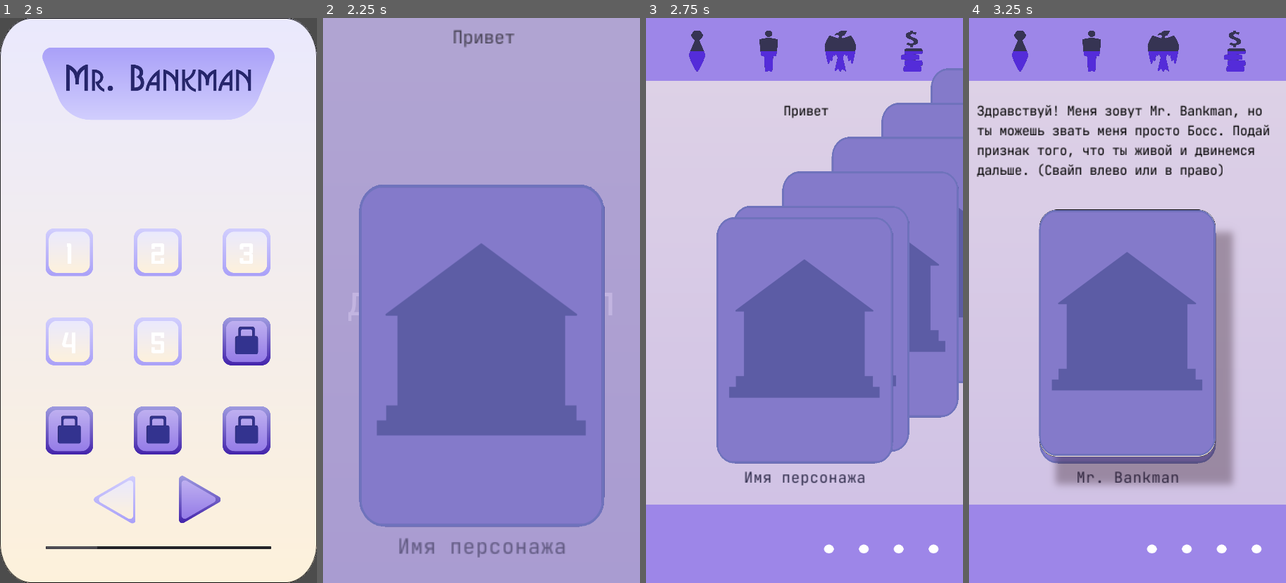
Above: before the commit, frames 1-4 (left to right).
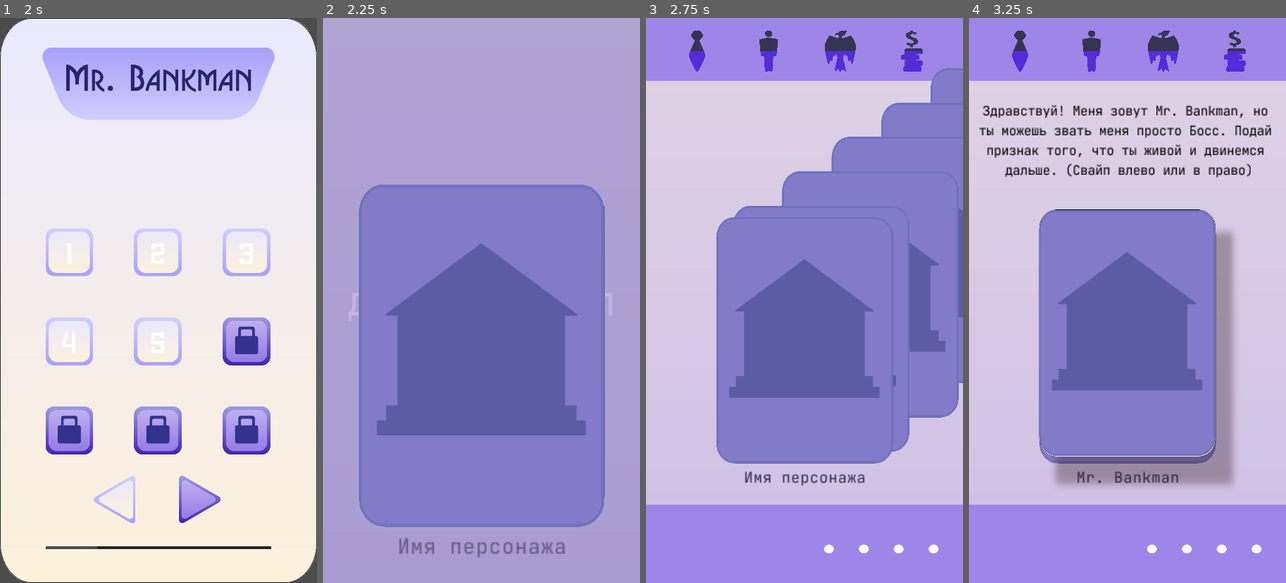
Above: after the commit, the same moments.

Repository: Nothengem/Mr.-Bankman
Game: Godot game, scene res://Scenes/StartMenu.tscn
The game is run twice, just before and just after one commit, with the same random seed, the same clock (stepped at 60 frames per second) and the same inputs. The engine's default icon, where the game draws it, is replaced by a stand-in: a white triangle on a blue panel in a dark square.
Inputs (mouse positions are in pixels of both pictures, inside the frame that each line leads up to):
- Up to frame 1 (2 s): tap Enter at 0.5 s; move the mouse to (228, 272) at 0.52 s; click (228, 272) at 0.67 s; click (158, 85) at 1.25 s
- Up to frame 2 (2.25 s): click "1" at 2 s
- Up to frame 3 (2.75 s): no input
- Up to frame 4 (3.25 s): drag from (1064, 328) to (1111, 413) at 2.77 s

Frame 1 is identical in both runs. In frame 2, 0.2% of the frame differs, in the area x 41-61%, y 2-6%; in frame 3, 0.1%; in frame 4, 3.9%, in the area x 2-96%, y 15-29%.

Commit message:
разобрался с бибикод

Diff:
--- a/DataBase/CardDataBase.gd
+++ b/DataBase/CardDataBase.gd
@@ -238,7 +238,7 @@
 	"TutorLev1Card3" :
 		["Tutorial",
 		"Mr. Bankman",
-		"Всё очень просто! Выдавайте клиентам различные продукты Банка, налаживайте работу с коллегами, управляйте финансами и не портите отношений с Центральным Банком.", #что говорит 2
+		"Всё очень просто! Выдавайте [wave amp=15 freq=5][color=red]клиентам[/color][/wave]  различные продукты Банка, налаживайте работу с [wave amp=15 freq=5][color=blue]коллегами[/color][/wave], управляйте [wave amp=15 freq=5][color=green]финансами[/color][/wave] и не портите отношений с [wave amp=15 freq=5][color=purple]Центральным Банком[/color][/wave].", #что говорит 2
 		"Mr. Bankman",
 		"А сколько мне будут платить?",
 		"Начнём рабочий день!",
--- a/Resources/GFX/Interface/Font/TextGame.tres
+++ b/Resources/GFX/Interface/Font/TextGame.tres
@@ -3,7 +3,7 @@
 [ext_resource path="res://Resources/GFX/Interface/Font/JetBrainsMono-VariableFont_wght.ttf" type="DynamicFontData" id=1]
 
 [resource]
-size = 14
+size = 28
 outline_color = Color( 0, 0, 0, 1 )
 use_filter = true
 font_data = ExtResource( 1 )
--- a/Scenes/Balance.tscn
+++ b/Scenes/Balance.tscn
@@ -13,6 +13,7 @@
 [ext_resource path="res://Scenes/Balance.gd" type="Script" id=11]
 [ext_resource path="res://Resources/GFX/Interface/Font/JetBrainsMono-VariableFont_wght.ttf" type="DynamicFontData" id=12]
 [ext_resource path="res://Shaders/BackGroundShader.tres" type="Texture" id=13]
+[ext_resource path="res://Scenes/particles/WorldEnvironment.tscn" type="PackedScene" id=14]
 
 [sub_resource type="Shader" id=1]
 code = "shader_type canvas_item;
@@ -245,16 +246,11 @@
 "values": [ Color( 1, 1, 1, 1 ), Color( 0, 1, 0.203922, 1 ), Color( 0, 1, 0.203922, 1 ), Color( 1, 1, 1, 1 ) ]
 }
 
-[node name="BalanceGUI" type="Control" groups=[
-"BalanceGUI",
-]]
+[node name="BalanceGUI" type="Control" groups=["BalanceGUI"]]
 anchor_right = 1.0
 anchor_bottom = 1.0
 mouse_filter = 2
 script = ExtResource( 11 )
-__meta__ = {
-"_edit_use_anchors_": false
-}
 
 [node name="Control2" type="Control" parent="."]
 anchor_right = 1.0
@@ -319,6 +315,8 @@
 [node name="HealthTimer" type="Timer" parent="Control2/NinePatchRect/IndicatorBox/HBoxContainer/HealthProgress"]
 one_shot = true
 
+[node name="WorldEnvironment" parent="Control2/NinePatchRect/IndicatorBox/HBoxContainer/HealthProgress" instance=ExtResource( 14 )]
+
 [node name="LawProgress" type="TextureProgress" parent="Control2/NinePatchRect/IndicatorBox/HBoxContainer"]
 margin_left = 847.0
 margin_right = 1396.0
--- a/Scenes/Character(nextcharacter).tscn
+++ b/Scenes/Character(nextcharacter).tscn
@@ -1,14 +1,26 @@
-[gd_scene load_steps=13 format=2]
+[gd_scene load_steps=15 format=2]
 
 [ext_resource path="res://Resources/GFX/CharacterCotaint/Ivent/NextCardIvent.png" type="Texture" id=1]
 [ext_resource path="res://Resources/GFX/LeftTextBack.png" type="Texture" id=2]
 [ext_resource path="res://Resources/GFX/MainCards/BackGround.png" type="Texture" id=3]
-[ext_resource path="res://Resources/GFX/Interface/Font/TextGame.tres" type="DynamicFont" id=4]
 [ext_resource path="res://Scenes/CharacterPortraitStandAlone.tscn" type="PackedScene" id=5]
 [ext_resource path="res://Resources/GFX/MainCards/CardShadow.png" type="Texture" id=6]
+[ext_resource path="res://Resources/GFX/Interface/Font/JetBrainsMono-VariableFont_wght.ttf" type="DynamicFontData" id=7]
 [ext_resource path="res://Resources/GFX/Interface/Font/Ivent_Itog.tres" type="DynamicFont" id=10]
 [ext_resource path="res://Resources/GFX/CharacterCotaint/Eyes/EyesClosed.png" type="Texture" id=18]
 [ext_resource path="res://Scenes/Character(nextcharacter).gd" type="Script" id=19]
+
+[sub_resource type="DynamicFont" id=4]
+size = 50
+outline_color = Color( 0, 0, 0, 1 )
+use_filter = true
+font_data = ExtResource( 7 )
+
+[sub_resource type="DynamicFont" id=5]
+size = 50
+outline_color = Color( 0, 0, 0, 1 )
+use_filter = true
+font_data = ExtResource( 7 )
 
 [sub_resource type="Animation" id=1]
 resource_name = "IdleOne"
@@ -178,7 +190,7 @@
 anchor_bottom = 0.76
 rect_min_size = Vector2( 640, 340 )
 custom_constants/line_spacing = -6
-custom_fonts/font = ExtResource( 4 )
+custom_fonts/font = SubResource( 4 )
 text = "HelpText
 привет"
 autowrap = true
@@ -214,7 +226,7 @@
 rect_rotation = -90.0
 rect_pivot_offset = Vector2( 640, 0 )
 custom_constants/line_spacing = -6
-custom_fonts/font = ExtResource( 4 )
+custom_fonts/font = SubResource( 5 )
 text = "HelpText
 привет"
 align = 2
--- a/Scenes/CharacterControl.tscn
+++ b/Scenes/CharacterControl.tscn
@@ -175,9 +175,7 @@
 "values": [ true ]
 }
 
-[node name="CharacterControl" type="Area2D" groups=[
-"CharacterControl",
-]]
+[node name="CharacterControl" type="Area2D" groups=["CharacterControl"]]
 position = Vector2( 540, 1122 )
 script = ExtResource( 2 )
 
--- a/Scenes/IventCard.gd
+++ b/Scenes/IventCard.gd
@@ -3,7 +3,7 @@
 func cardupdate():
 	$CardTextCont/CardText.text = Scriptwriter.CardText
 	$CharNameCont/CharacterName.text = Scriptwriter.CardName
-	$CardTextCont/RichTextLabel.text = Scriptwriter.CardText
+	$CardTextCont/RichTextLabel.bbcode_text = "[center]" + Scriptwriter.CardText + "[/center]"
 
 func cardupdate_dice():
 	$CardTextCont/CardText.text = "Для прохождения проверки, нужно выкинуть " + str(Scriptwriter.dice_to_win) + " или выше"
--- a/Scenes/IventCard.tscn
+++ b/Scenes/IventCard.tscn
@@ -12,6 +12,12 @@
 use_filter = true
 extra_spacing_bottom = 4
 extra_spacing_space = 2
+font_data = ExtResource( 5 )
+
+[sub_resource type="DynamicFont" id=4]
+size = 14
+outline_color = Color( 0, 0, 0, 1 )
+use_filter = true
 font_data = ExtResource( 5 )
 
 [sub_resource type="Theme" id=2]
@@ -73,10 +79,8 @@
 rect_min_size = Vector2( 325, 120 )
 theme = ExtResource( 3 )
 custom_colors/default_color = Color( 0, 0, 0, 1 )
-custom_fonts/normal_font = ExtResource( 6 )
+custom_fonts/normal_font = SubResource( 4 )
 bbcode_enabled = true
-bbcode_text = "[center]Привет[/center]"
-text = "Привет"
 
 [node name="CharNameCont" type="VBoxContainer" parent="."]
 anchor_left = 0.0677966
--- a/Scenes/Pendulum.tscn
+++ b/Scenes/Pendulum.tscn
@@ -9,39 +9,10 @@
 [ext_resource path="res://Resources/GFX/CharacterCardBG.png" type="Texture" id=7]
 [ext_resource path="res://Resources/GFX/Pendulum/PendulumBad.png" type="Texture" id=8]
 [ext_resource path="res://Resources/GFX/Pendulum/PendulumNeutral.png" type="Texture" id=9]
-[ext_resource path="res://Resources/GFX/glowing_circle.png" type="Texture" id=10]
+[ext_resource path="res://Scenes/particles/CastingParticleCollision.tscn" type="PackedScene" id=10]
 [ext_resource path="res://Resources/GFX/Pendulum/PendulumGood2.png" type="Texture" id=11]
 [ext_resource path="res://Resources/GFX/Pendulum/PendulumNeutral2.png" type="Texture" id=12]
-
-[sub_resource type="Environment" id=1]
-background_mode = 4
-glow_enabled = true
-glow_strength = 0.84
-glow_blend_mode = 0
-glow_hdr_threshold = 4.0
-glow_hdr_luminance_cap = 1.0
-
-[sub_resource type="Gradient" id=2]
-offsets = PoolRealArray( 0.640777, 1 )
-colors = PoolColorArray( 1, 1, 1, 0.927184, 0.952941, 0.952941, 0.952941, 0 )
-
-[sub_resource type="GradientTexture" id=3]
-gradient = SubResource( 2 )
-
-[sub_resource type="Curve" id=4]
-_data = [ Vector2( 0, 1 ), 0.0, 0.0, 0, 0, Vector2( 1, 0 ), 0.0, 0.0, 0, 0 ]
-
-[sub_resource type="CurveTexture" id=5]
-curve = SubResource( 4 )
-
-[sub_resource type="ParticlesMaterial" id=6]
-flag_disable_z = true
-gravity = Vector3( 0, 0, 0 )
-initial_velocity = 250.0
-orbit_velocity = 0.0
-orbit_velocity_random = 0.0
-scale_curve = SubResource( 5 )
-color_ramp = SubResource( 3 )
+[ext_resource path="res://Scenes/particles/WorldEnvironment.tscn" type="PackedScene" id=13]
 
 [sub_resource type="Animation" id=7]
 resource_name = "Appearance"
@@ -71,18 +42,13 @@
 "values": [ Vector2( 1.2, 1.2 ), Vector2( 1, 1 ) ]
 }
 
-[node name="Pendulum" type="Control" groups=[
-"Ivent",
-]]
+[node name="Pendulum" type="Control" groups=["Ivent"]]
 anchor_right = 1.0
 anchor_bottom = 1.0
 margin_bottom = 0.00012207
 rect_pivot_offset = Vector2( 540, 960 )
 mouse_filter = 2
 script = ExtResource( 3 )
-__meta__ = {
-"_edit_use_anchors_": false
-}
 
 [node name="CardBack" type="Sprite" parent="."]
 position = Vector2( 540, 960 )
@@ -117,14 +83,9 @@
 cast_to = Vector2( 0, 700 )
 collide_with_areas = true
 
-[node name="WorldEnvironment" type="WorldEnvironment" parent="Sprite/Line2D/RayCast2D"]
-environment = SubResource( 1 )
-
-[node name="CastingParticleCollision" type="Particles2D" parent="Sprite/Line2D"]
-rotation = -1.67028
-lifetime = 0.3
-process_material = SubResource( 6 )
-texture = ExtResource( 10 )
+[node name="WorldEnvironment" parent="Sprite/Line2D/RayCast2D" instance=ExtResource( 13 )]
+
+[node name="CastingParticleCollision" parent="Sprite/Line2D" instance=ExtResource( 10 )]
 
 [node name="Timer_amplitude" type="Timer" parent="Sprite"]
 wait_time = 2.0
--- /dev/null
+++ b/Scenes/particles/CastingParticleCollision.tscn
@@ -0,0 +1,31 @@
+[gd_scene load_steps=7 format=2]
+
+[ext_resource path="res://Resources/GFX/glowing_circle.png" type="Texture" id=1]
+
+[sub_resource type="Gradient" id=2]
+offsets = PoolRealArray( 0.640777, 1 )
+colors = PoolColorArray( 1, 1, 1, 0.927184, 0.952941, 0.952941, 0.952941, 0 )
+
+[sub_resource type="GradientTexture" id=3]
+gradient = SubResource( 2 )
+
+[sub_resource type="Curve" id=4]
+_data = [ Vector2( 0, 1 ), 0.0, 0.0, 0, 0, Vector2( 1, 0 ), 0.0, 0.0, 0, 0 ]
+
+[sub_resource type="CurveTexture" id=5]
+curve = SubResource( 4 )
+
+[sub_resource type="ParticlesMaterial" id=6]
+flag_disable_z = true
+gravity = Vector3( 0, 0, 0 )
+initial_velocity = 250.0
+orbit_velocity = 0.0
+orbit_velocity_random = 0.0
+scale_curve = SubResource( 5 )
+color_ramp = SubResource( 3 )
+
+[node name="CastingParticleCollision" type="Particles2D"]
+rotation = -1.67028
+lifetime = 0.3
+process_material = SubResource( 6 )
+texture = ExtResource( 1 )
--- /dev/null
+++ b/Scenes/particles/WorldEnvironment.tscn
@@ -0,0 +1,12 @@
+[gd_scene load_steps=2 format=2]
+
+[sub_resource type="Environment" id=1]
+background_mode = 4
+glow_enabled = true
+glow_strength = 0.84
+glow_blend_mode = 0
+glow_hdr_threshold = 4.0
+glow_hdr_luminance_cap = 1.0
+
+[node name="WorldEnvironment" type="WorldEnvironment"]
+environment = SubResource( 1 )
Not shown: 1 places in Scenes/Balance.tscn that only renumber resources
Not shown: 1 places in Scenes/IventCard.tscn that only renumber resources
Not shown: 1 places in Scenes/Pendulum.tscn that only renumber resources
